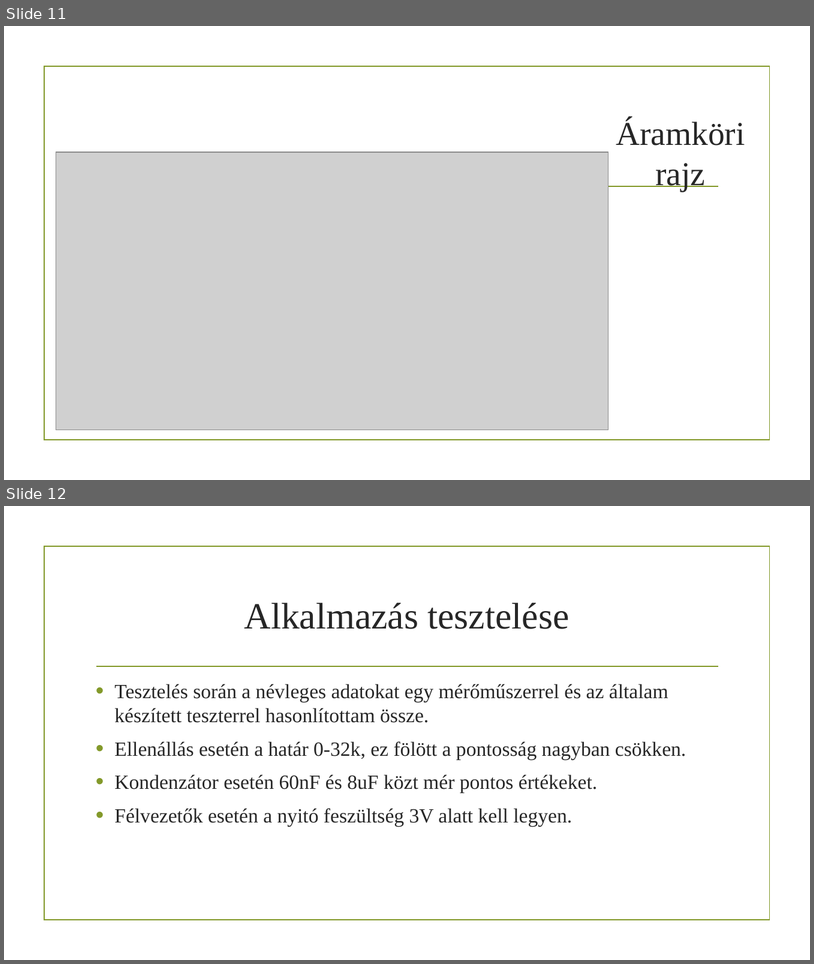
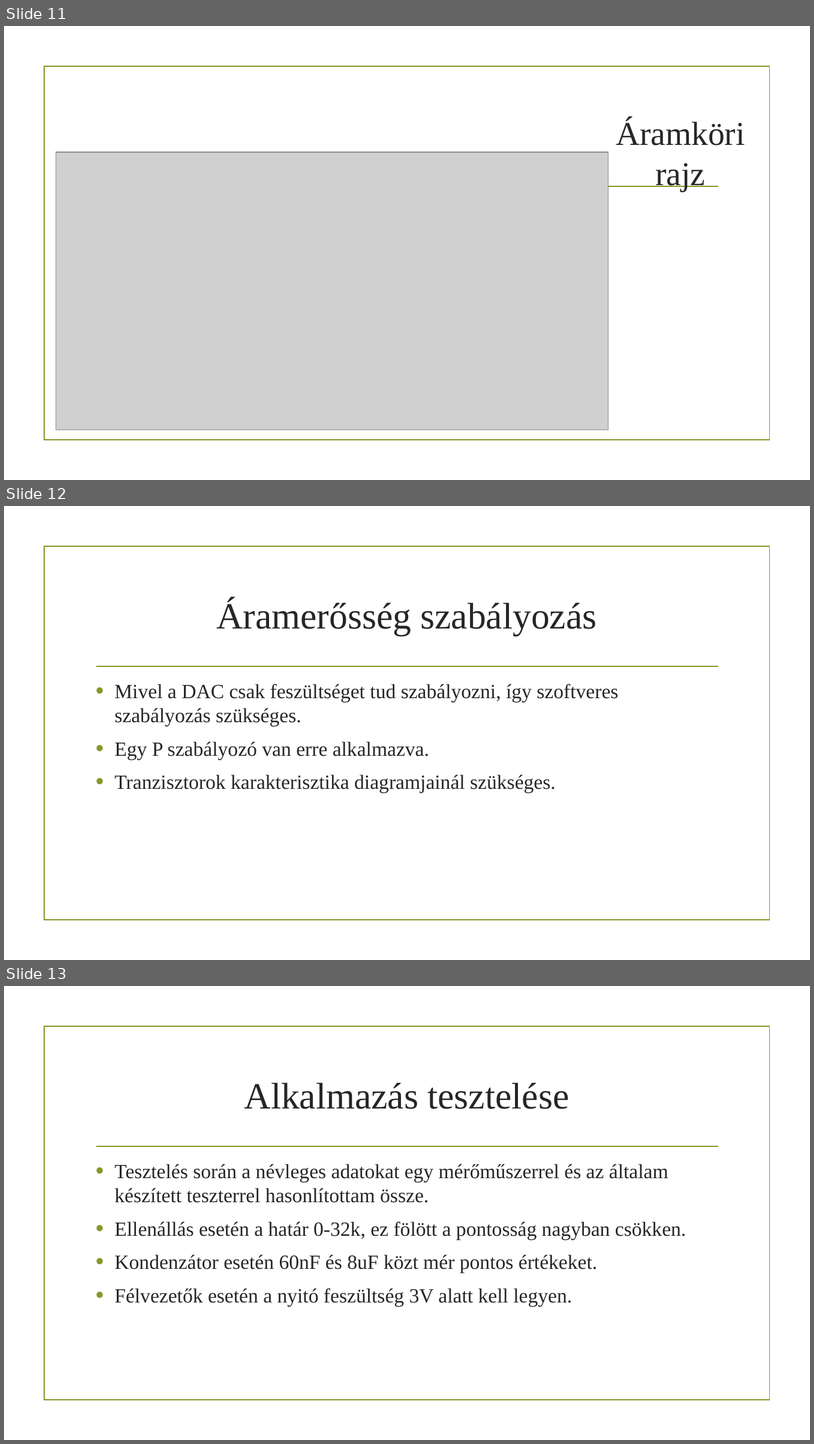
Before and after one commit to LukacsBotond/Allamvizsga, a slide deck: Doc/Lukacs_Botond_prezentacio.pptx. Shown one above the other, each under a label of ours: slides 11 and 12 before the commit, slides 11, 12 and 13 after it. The pictures are 814x964 and 814x1444 pixels, drawn with LibreOffice and Linux fonts; fonts in the diff are those of the drawing; grey boxes stand for pictures; background and template pictures are left out. Boxes give left, top, right and bottom in pixels: in the first picture for what was removed or moved away, otherwise in the second. Text is boxed around its words. In the diff, an @@ line names an element or a change of style, - is before the commit and + after.

Commit message:
presentation update

```diff
--- a/Doc/Lukacs_Botond_prezentacio.pptx
+++ b/Doc/Lukacs_Botond_prezentacio.pptx
@@ slide 12 added at <box>4,506,810,960</box>, background picture (left out); not listed: 2 template elements that a slide beside it also shows @@
@@ title added at <box>216,600,597,636</box>, 44 pt, text #262626 @@
+Áramerősség szabályozás
@@ text added at <box>114,684,618,793</box>, 24 pt, text #262626 @@
+• Mivel a DAC csak feszültséget tud szabályozni, így szoftveres szabályozás szükséges.
+• Egy P szabályozó van erre alkalmazva.
+• Tranzisztorok karakterisztika diagramjainál szükséges.
@@ what was slide 12 is now slide 13 @@
```
Also in this commit, not shown: 1 slide changed, 2 other slides added.
